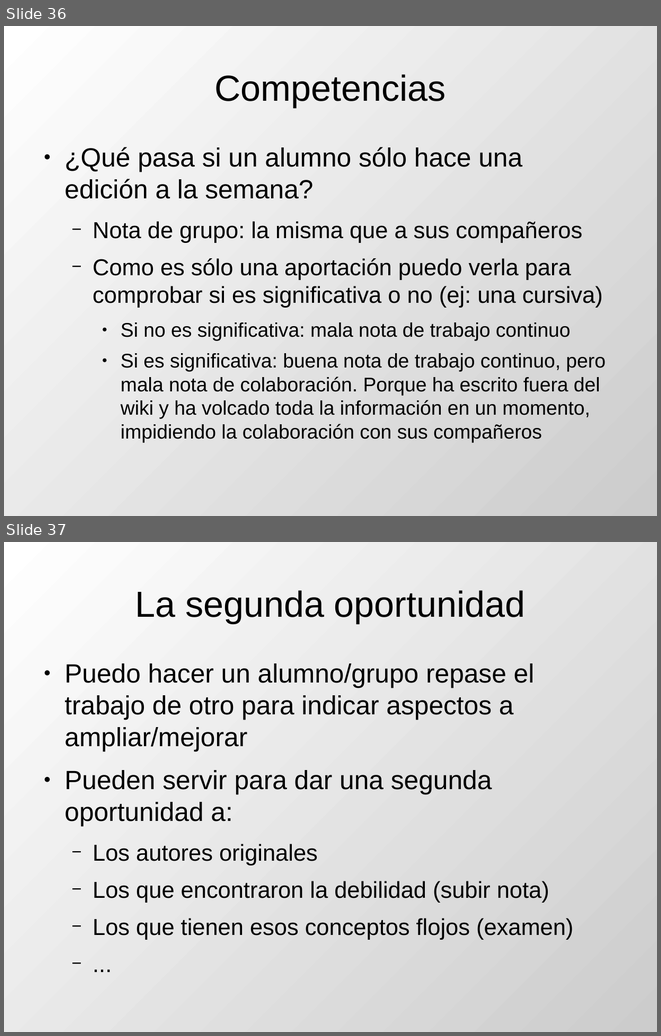
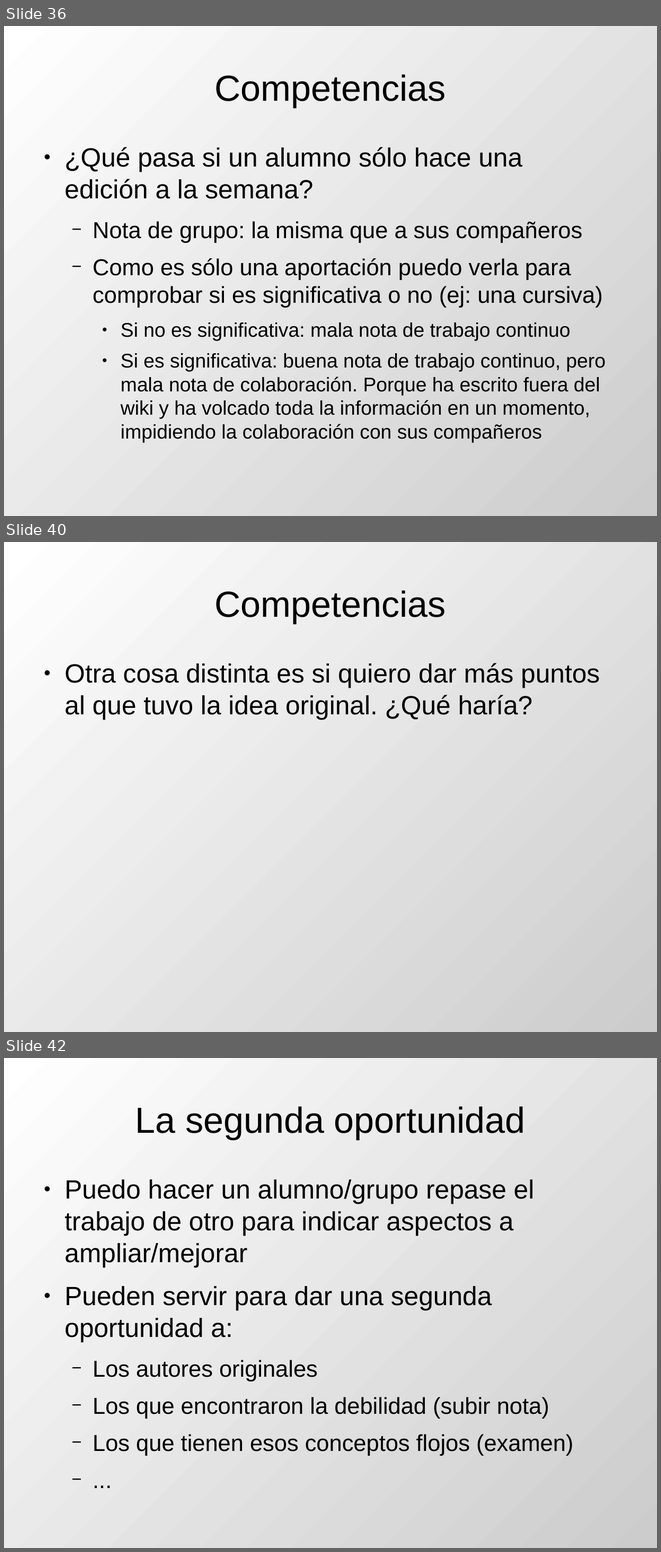
Before and after one commit to DrPantera/wikis4education, a slide deck: uca-2014/tema-5-EvaluacionWikis.odp. Shown one above the other, each under a label of ours: slides 36 and 37 before the commit, slides 36, 40 and 42 after it; the slides between them are not shown. The pictures are 661x1036 and 661x1552 pixels, drawn with LibreOffice and Linux fonts; fonts in the diff are those of the drawing. Boxes give left, top, right and bottom in pixels: in the first picture for what was removed or moved away, otherwise in the second. Text is boxed around its words. In the diff, an @@ line names an element or a change of style, - is before the commit and + after.

```diff
--- a/uca-2014/tema-5-EvaluacionWikis.odp
+++ b/uca-2014/tema-5-EvaluacionWikis.odp
@@ slide 40 added at (4, 542, 657, 1032), background gradient #FFFFFF to #CCCCCC @@
@@ title added at (214, 590, 445, 623), 44 pt, text #000000 @@
+Competencias
@@ text added at (64, 663, 600, 720), 32 pt, text #000000 @@
+● Otra cosa distinta es si quiero dar más puntos al que tuvo la idea original. ¿Qué haría?
@@ what was slide 37 is now slide 42 @@
```
Also in this commit, not shown: 5 slides changed, 4 other slides added, 6 other files.
